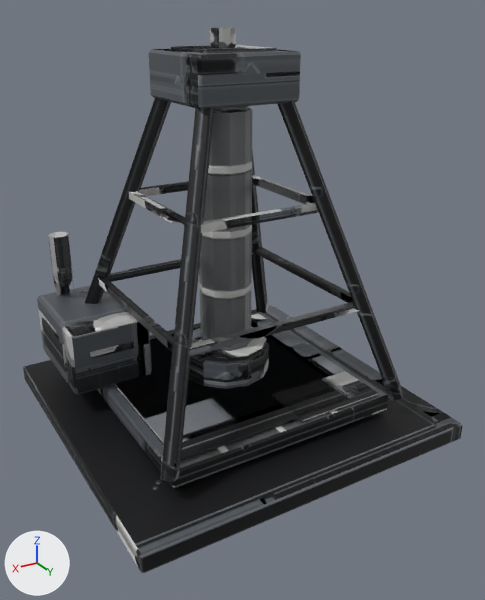
An edit to the FBX model assets/models/chs_extractor/export/chs_extractor.fbx, drawn before and after from the same camera.
Camera for both pictures: a camera (50 mm lens) standing at (5.87, 10.42, 7.55) and looking at (-0.24, 0.24, 2.46). The axes (+X, +Y, +Z) are drawn at lower left. The lights are the same throughout. The first picture is the older version. Where no turn or scale is listed for an object, it has been applied to the vertices.

Script lines for the objects in view, before the commit:
```python
me_base_002 = bpy.data.meshes.new('base.002')
me_base_002.from_pydata(...)  # 428 vertices, 386 faces; spans x -3.3..3.3, y -3.3..3.3, z 0.0..7.3
me_base_002.materials.append(mat_chs_extractor_bar)
ob_base_bar = bpy.data.objects.new('base_bar', me_base_002)
ob_base_bar.location = (0.0, 0.0, 0.0)
```
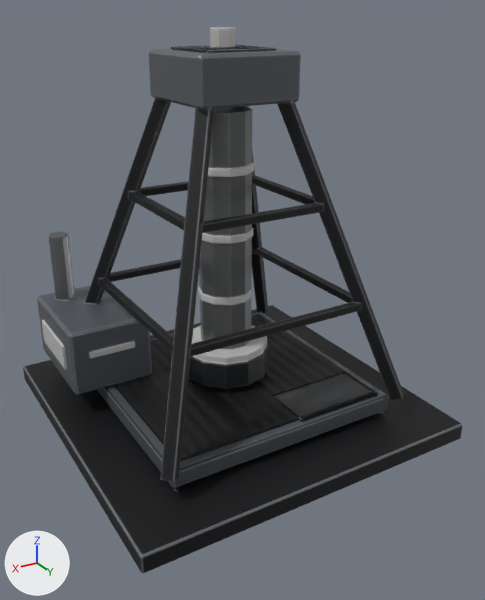
Location of each change, (x1, y1, x2, y2) in pixels of the pictures (485 x 600 px):
'base_bar', reshaped: before (23, 27, 463, 573); after (23, 45, 463, 573)
'base_glow_power_bar', added: after (42, 162, 267, 370)
'base_glow_running_bar', added: after (90, 27, 236, 359)
part 1 of me_base_002, deleted: before (191, 327, 266, 364)
part 2 of me_base_002, deleted: before (210, 27, 236, 48)
part 3 of me_base_002, deleted: before (42, 318, 67, 372)
part 4 of me_base_002, deleted: before (90, 341, 135, 359)
part 5 of me_base_002, surface changed: (23, 45, 462, 573) in both

What the commit changed:
me_base_002 is used by ob_base_bar; location (0.0, 0.0, 0.0).
me_base_002 had 428 vertices, 386 faces and spanned x -3.3..3.3, y -3.3..3.3, z 0.0..7.3.
me_base_002 now has 372 vertices, 350 faces and spans x -3.3..3.3, y -3.3..3.3, z 0.0..6.99.
me_base_002 part 1: the loose piece of 24 vertices spanning x -0.8..0.8, y -0.8..0.8, z 1.43..1.57 is deleted.
me_base_002 part 2: the loose piece of 16 vertices spanning x -0.22..0.22, y -0.22..0.22, z 7.0..7.3 is deleted.
me_base_002 part 3: the loose piece of 8 vertices spanning x 2.9..2.94, y -2.5..-1.1, z 1.15..1.75 is deleted.
me_base_002 part 4: the loose piece of 8 vertices spanning x 1.65..2.55, y -0.7..-0.66, z 1.54..1.66 is deleted.
me_base_002 part 5: 345 kept faces spanning x -3.3..3.3, y -3.3..3.3, z 0.0..6.99 get new texture (UV) coordinates.
Mesh me_base_006 is new.
It consists of a 10-sided cylinder along z spanning x -0.53..0.53, y -0.5..0.5, z 2.53..2.67; a 10-sided cylinder along z spanning x -0.53..0.53, y -0.5..0.5, z 3.73..3.87; a 10-sided cylinder along z spanning x -0.53..0.53, y -0.5..0.5, z 4.93..5.07; a 12-sided cylinder along z spanning x -0.82..0.82, y -0.82..0.82, z 1.4..1.6; a box spanning x 2.9..2.94, y -2.5..-1.1, z 1.2..1.7.
It uses material mat_chs_extractor_bar.
Mesh me_base_005 is new.
It consists of an 8-sided cylinder along z spanning x -0.22..0.22, y -0.22..0.22, z 7.0..7.3; a box spanning x 1.65..2.55, y -0.7..-0.66, z 1.54..1.66.
It uses material mat_chs_extractor_bar.
Object 'base_glow_power_bar' (ob_base_glow_power_bar) is new; it shows me_base_006.
Its location is (0.0, 0.0, 0.0).
Object 'base_glow_running_bar' (ob_base_glow_running_bar) is new; it shows me_base_005.
Its location is (0.0, 0.0, 0.0).
